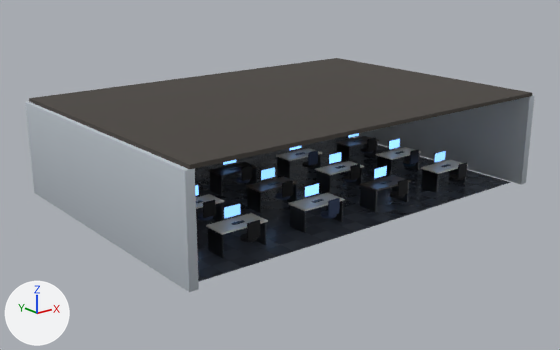
The glTF model public/yw9-turk/office.glb: old version first, new version second.
Rendered twice from a 50 mm lens placed at (-16.47, -20.31, 8.64), pointed at (-0.31, -0.11, 0.56). Every picture has the same lights, and +X, +Y and +Z are marked at lower left. The picture after the commit comes second. Vertices at exactly the same position are counted once.

The older version as bpy lines, for what is in view:
```python
me_carpet_t_368 = bpy.data.meshes.new('carpet.t.368')
me_carpet_t_368.from_pydata(...)  # 4416 vertices, 8096 faces; spans x -7.0..6.8, y -4.6..5.0, z -0.02..0.0
me_carpet_t_368.materials.append(mat_tile__4e5664)
me_o_ceiling_001 = bpy.data.meshes.new('o.ceiling.001')
me_o_ceiling_001.from_pydata(...)  # a box spanning x -7.0..7.0, y -5.0..5.0, z 3.2..3.32
me_o_ceiling_001.materials.append(mat_plaster__eef0f2)
me_o_left_w_001 = bpy.data.meshes.new('o.left.w.001')
me_o_left_w_001.from_pydata(...)  # a box spanning x -7.14..-6.86, y -5.0..5.0, z 0.0..3.2; a box spanning x 6.86..7.14, y -5.0..5.0, z 0.0..3.2
me_o_left_w_001.materials.append(mat_plaster__c8d0d8)
me_odesk00_001 = bpy.data.meshes.new('odesk00.001')
me_odesk00_001.from_pydata(...)  # 672 vertices, 1296 faces; spans x -5.3..5.3, y -3.8..1.4, z 0.72..0.76
me_odesk00_001.materials.append(mat_paint__e8e4dc)
ob_office_paint_7 = bpy.data.objects.new('office.paint.7', me_odesk00_001)
ob_office_paint_7.location = (0.0, 0.0, 0.0)
ob_office_plaster_3 = bpy.data.objects.new('office.plaster.3', me_o_left_w_001)
ob_office_plaster_3.location = (0.0, 0.0, 0.0)
ob_office_plaster_4 = bpy.data.objects.new('office.plaster.4', me_o_ceiling_001)
ob_office_plaster_4.location = (0.0, 0.0, 0.0)
ob_office_tile_0 = bpy.data.objects.new('office.tile.0', me_carpet_t_368)
ob_office_tile_0.location = (0.0, 0.0, 0.0)
# also in view: 'office.metal.8' at (0.0, -1.2, 0.37); 'office.tile.1' at (-0.1, 0.2, -0.01); 'office.fabric.11' at (0.0, -1.76, 0.74); 'office.emit.9' at (0.0, -0.97, 1.05)
```
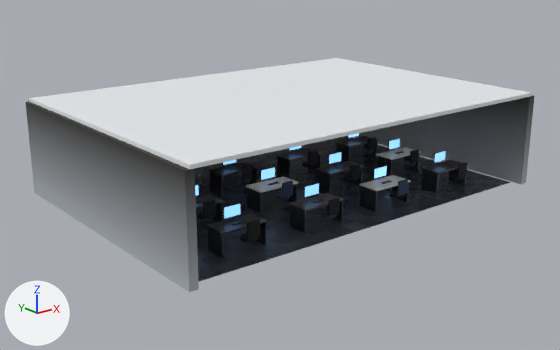
Patch to the scene script:
```diff
--- a/public/yw9-turk/office.glb.py
+++ b/public/yw9-turk/office.glb.py
@@ me_o_left_w_001 @@
 me_o_left_w_001.from_pydata(...)  # 16 vertices, 24 faces; spans x -7.14..7.14, y -5.0..5.0, z 0.0..3.2
 # used by ob_office_plaster_3; location = (0.0, 0.0, 0.0)
+# me_o_left_w_001 part 1: 12 faces centred in x -7.14..7.14, y -5.0..5.0, z 0.0..1.07 are repainted in the vertex colours; the middle colour goes from light grey #d4d5d6 to light grey #e0dfde
+# me_o_left_w_001 part 2: 8 faces centred in x -7.14..7.14, y -5.0..5.0, z 2.13 are repainted in the vertex colours; the middle colour goes from white #f8f9fa to dark grey #58524b
+# me_o_left_w_001 part 3: 4 faces centred in x -7.05..7.05, y -1.67..1.67, z 3.2 are repainted in the vertex colours; the middle colour goes from white #f9fafa to dark grey #504b44
 me_o_left_w_001.materials.append(mat_plaster__c8d0d8)
@@ me_o_ceiling_001 @@
 me_o_ceiling_001.from_pydata(...)  # 8 vertices, 12 faces; spans x -7.0..7.0, y -5.0..5.0, z 3.2..3.32
 # used by ob_office_plaster_4; location = (0.0, 0.0, 0.0)
+# me_o_ceiling_001 part 4: 12 faces centred in x -7.0..7.0, y -5.0..5.0, z 3.2..3.32 are repainted in the vertex colours; the middle colour goes from dark grey #4c4640 to white #f8f9fa
 me_o_ceiling_001.materials.append(mat_plaster__eef0f2)
@@ me_odesk00_001 @@
 me_odesk00_001.from_pydata(...)  # 672 vertices, 1296 faces; spans x -5.3..5.3, y -3.8..1.4, z 0.72..0.76
 # used by ob_office_paint_7; location = (0.0, 0.0, 0.0)
+# me_odesk00_001 part 5: 648 faces centred in x -5.3..5.3, y -3.8..1.4, z 0.72..0.76 are repainted in the vertex colours; the middle colour goes from white #f7f8f9 to dark grey #48433d
+# me_odesk00_001 part 6: 216 faces centred in x -2.3..2.3, y -3.8..-0.8, z 0.72..0.76 are repainted in the vertex colours; the middle colour goes from dark grey #4e4843 to white #fcfdfd
 me_odesk00_001.materials.append(mat_paint__e8e4dc)
```

What differs and where, as boxes (x1, y1, x2, y2) in the pictures (560 x 350 px):
part 1 of me_o_left_w_001, recoloured
    both: (25, 100, 530, 272)
part 2 of me_o_left_w_001, recoloured
    both: (26, 96, 534, 272)
part 3 of me_o_left_w_001, recoloured
    both: (26, 95, 534, 170)
part 4 of me_o_ceiling_001, recoloured (dark grey to white)
    both: (29, 58, 532, 169)
part 5 of me_odesk00_001, recoloured
    both: (196, 148, 468, 235)
part 6 of me_odesk00_001, recoloured (lighter)
    both: (246, 175, 411, 193)
